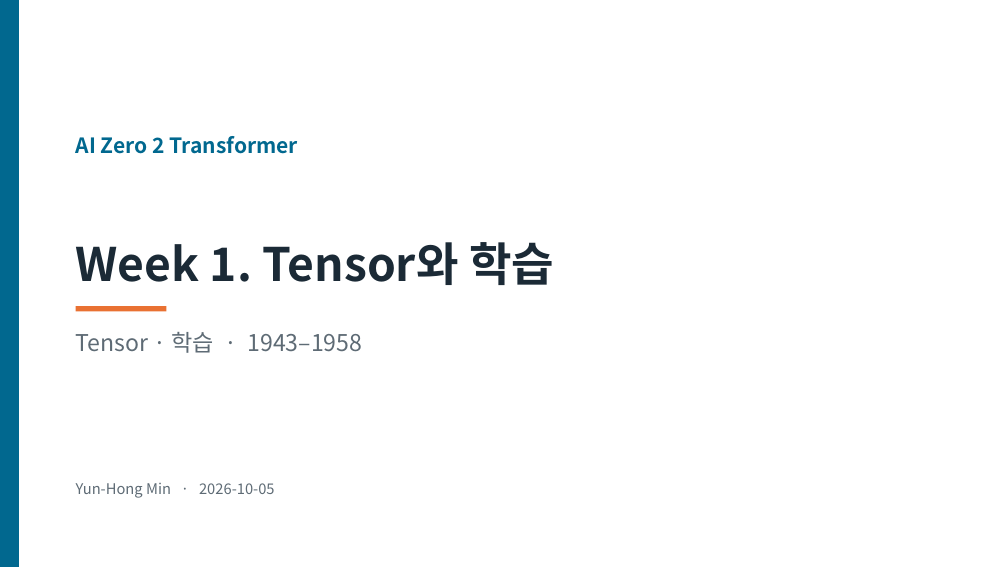
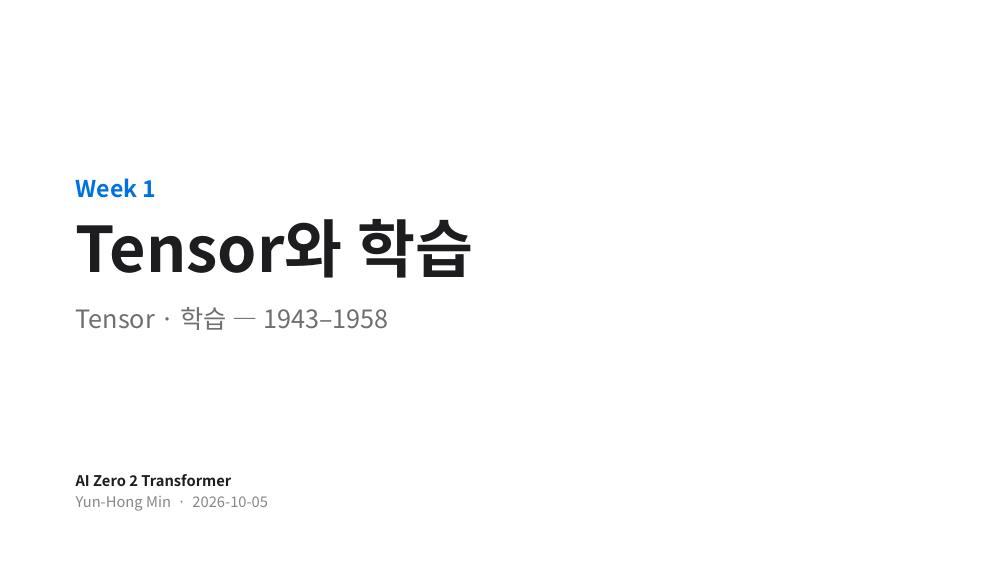
Before and after one commit to myunhh/AI-Zero-2-Transformers, a slide deck: slide 1 of lectures/week01_tensor_and_learning.pptx. Drawn at 1008x567 pixels with LibreOffice and Linux fonts; fonts in the diff are those of the drawing. Boxes give left, top, right and bottom in pixels: in the first picture for what was removed or moved away, otherwise in the second. Text is boxed around its words. In the diff, an @@ line names an element or a change of style, - is before the commit and + after.

```diff
--- a/lectures/week01_tensor_and_learning.pptx
+++ b/lectures/week01_tensor_and_learning.pptx
@@ rectangle removed at <box>0,0,19,567</box> @@
@@ text "Week 1" at <box>76,178,473,330</box>: vertical alignment bottom to middle @@
@@ text removed at <box>76,136,299,154</box> @@
-AI Zero 2 Transformer
@@ text at <box>76,178,473,330</box>: text changed; size 44 to 24 pt; text colour #1B2A36 to #6E6E73; bold off @@
-Week 1. Tensor와 학습
+Week 1
+Tensor와 학습
+Tensor · 학습 — 1943–1958
@@ rectangle removed at <box>76,306,166,312</box> @@
@@ text removed at <box>76,332,363,353</box> @@
-Tensor · 학습 · 1943–1958
@@ text at <box>76,474,231,486</box>: paragraph added @@
+AI Zero 2 Transformer
@@ text "AI Zero 2 Transformer": place and size @@
-text "AI Zero 2 Transformer" at <box>76,483,275,498</box>
+text "AI Zero 2 Transformer" at <box>76,474,268,511</box>
@@ text "AI Zero 2 Transformer" at <box>76,474,268,511</box>: vertical alignment top to bottom @@
@@ text at <box>76,496,268,511</box>: text colour #5E6B75 to #86868B in "Yun-Hong Min · 2026-10-05"; line spacing 1 to 1.05; more space between paragraphs @@
```
Also in this commit, not shown: 42 other slides changed, 22 other files.
